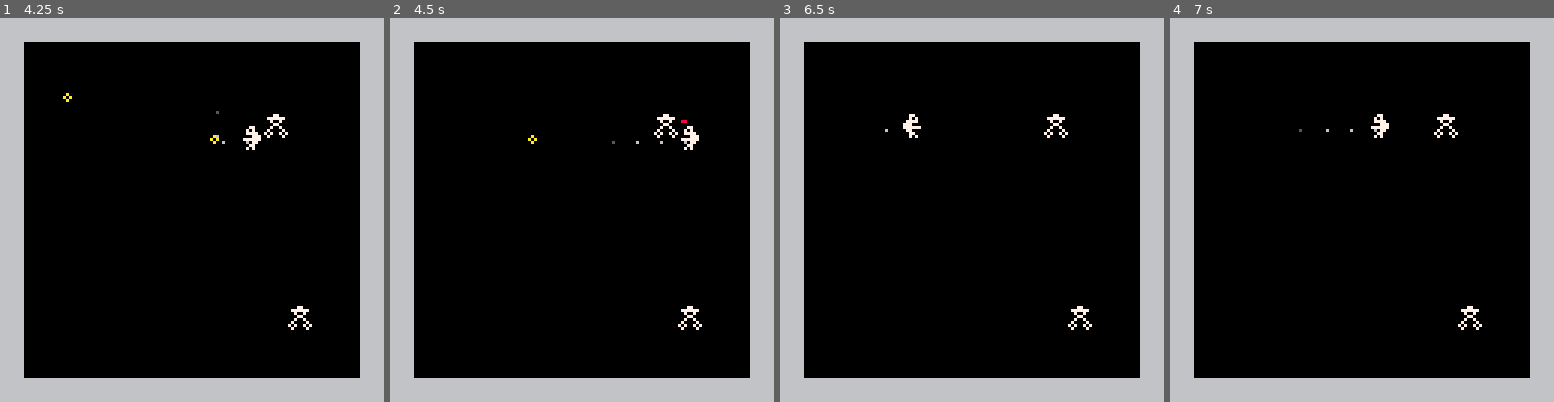
Above: before the commit, frames 1-4 (left to right).
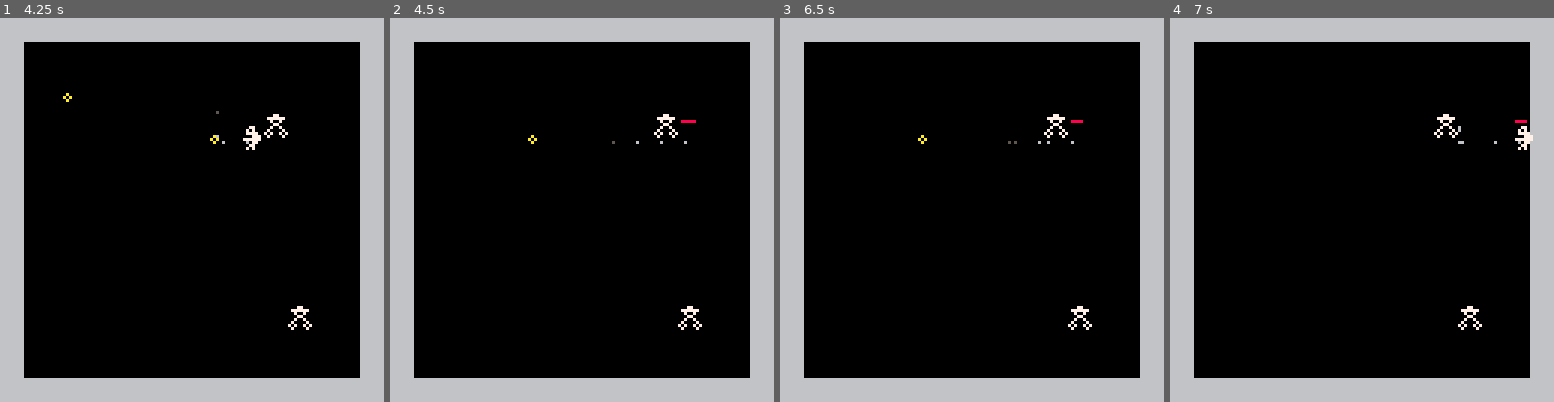
Above: after the commit, the same moments.

Repository: alxgnon/pico-8
Game: PICO-8 cartridge naut.p8
Same seed, same stepped clock (60 frames per second), same inputs: the game is played once before the commit and once after it.
Inputs:
- Up to frame 1 (4.25 s): tap X (X key) at 0.33, 1.07, 1.85, 2.97, 4.08 s; tap O (Z key) at 0.7, 1.7, 2.1, 2.5, 2.9, 3.3, 3.7, 4.1 s; hold Right 1.6-2.1 s; hold Up 2.15-2.42 s; hold Right 2.47-3.03 s; hold Left 3.08-3.58 s; hold Down 3.63-3.97 s; hold Right from 4.02 s (still down)
- Up to frame 2 (4.5 s): keep holding Right
- Up to frame 3 (6.5 s): tap O (Z key) every 0.4 s from 4.5 to 6.1 s; release Right at 4.68 s; hold Up 4.73-5.03 s; hold Left 5.08-5.68 s; tap X (X key) at 5.2, 6.32 s; hold Down 5.73-6.03 s; hold Right from 6.08 s (still down)
- Up to frame 4 (7 s): tap O (Z key) at 6.5, 6.9 s; release Right at 6.58 s; hold Right from 6.63 s (still down)

Frame 1 is identical in both runs. In frame 2, 0.2% of the frame differs, in the area x 75-81%, y 26-35%; in frame 3, 0.2%; in frame 4, 0.4%, in the area x 33-95%, y 25-35%.

Commit message:
player hurt effects

Diff:
--- a/naut.p8
+++ b/naut.p8
@@ -37,7 +37,11 @@
 function draw_map(a)
 	local x, y = a.rx, a.ry
 	if x and y then
-		camera(x, y)
+		if a.hurt and a.hurt>20 then
+			camera(x-1+rnd"3",y-1+rnd"3")
+		else
+			camera(x, y)
+		end
 		map(x/8,y/8,x,y,16,16,2)
 	end
 end
@@ -83,7 +87,11 @@
 		and a.hurt and a.hurt>0 then
 			line(x+1,y-2,x+a.hp,y-2,8)
 		end
-		spr(068,x,y,1,1,a.f)
+		if not a.hurt
+		or a.hurt < 1
+		or a.hurt % 4 < 2 then
+			spr(068,x,y,1,1,a.f)
+		end
 	end
 	}
 end
@@ -113,16 +121,18 @@
 end
 
 function enemy_damage(a)
-	if a.hurt then
-		a.hurt -= 1
-	end
-	for b in all(actors) do
-		if b.edamage then
-			if touching(a, b) then
-				a.hp -= b.edamage
-				a.hurt = 12
-				if a.hp < 1 then
-					_init()
+	if (a.hurt) a.hurt -= 1
+	if not a.hurt or a.hurt<1 then
+		for b in all(actors) do
+			if b.edamage then
+				if touching(a, b) then
+					a.hp -= b.edamage
+					a.hurt = 24
+					if a.hp < 1 then
+						a.x = -rnd"256"
+						a.y = -rnd"256"
+						a.speed = 0
+					end
 				end
 			end
 		end
